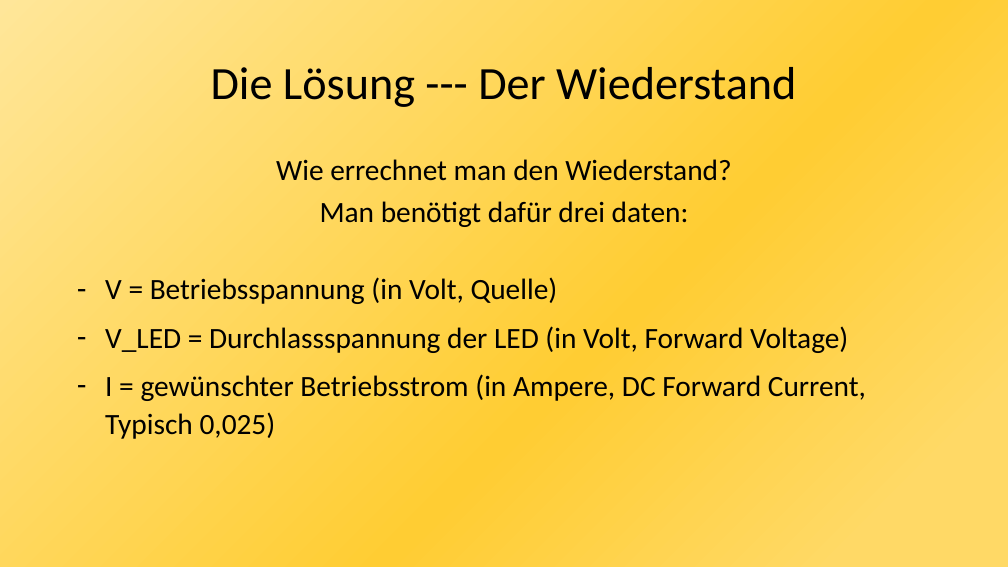
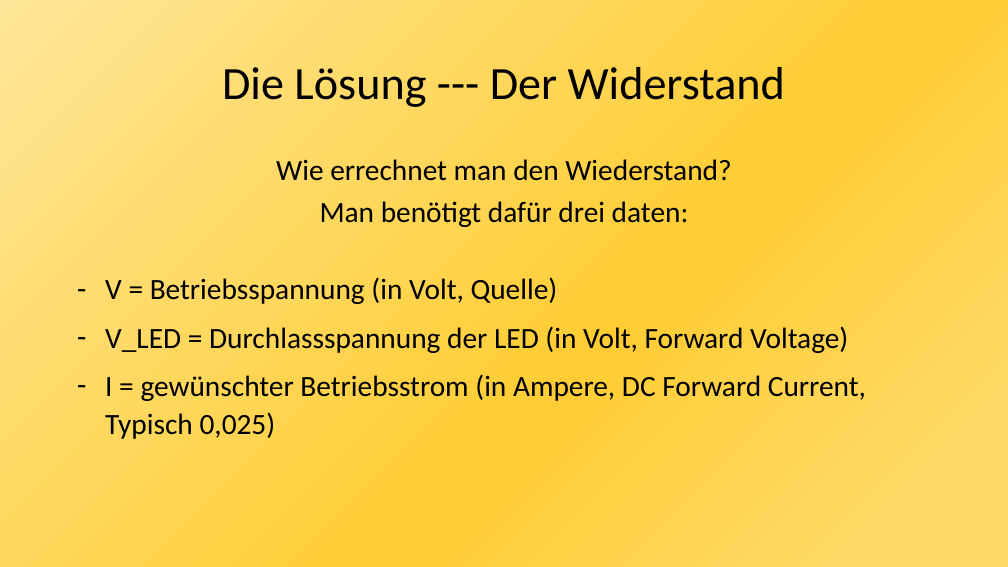
Before and after one commit to JonasHeilig/Arduino-GFS, a slide deck: slide 10 of Arduino-PP.pptx. Drawn at 1008x567 pixels with LibreOffice and Linux fonts; fonts in the diff are those of the drawing. Boxes give left, top, right and bottom in pixels: in the first picture for what was removed or moved away, otherwise in the second. Text is boxed around its words. In the diff, an @@ line names an element or a change of style, - is before the commit and + after.

```diff
--- a/Arduino-PP.pptx
+++ b/Arduino-PP.pptx
@@ title at <box>222,67,785,107</box>: text changed @@
-Die Lösung --- Der Wiederstand
+Die Lösung --- Der Widerstand
```
Also in this commit, not shown: 3 other slides changed.
